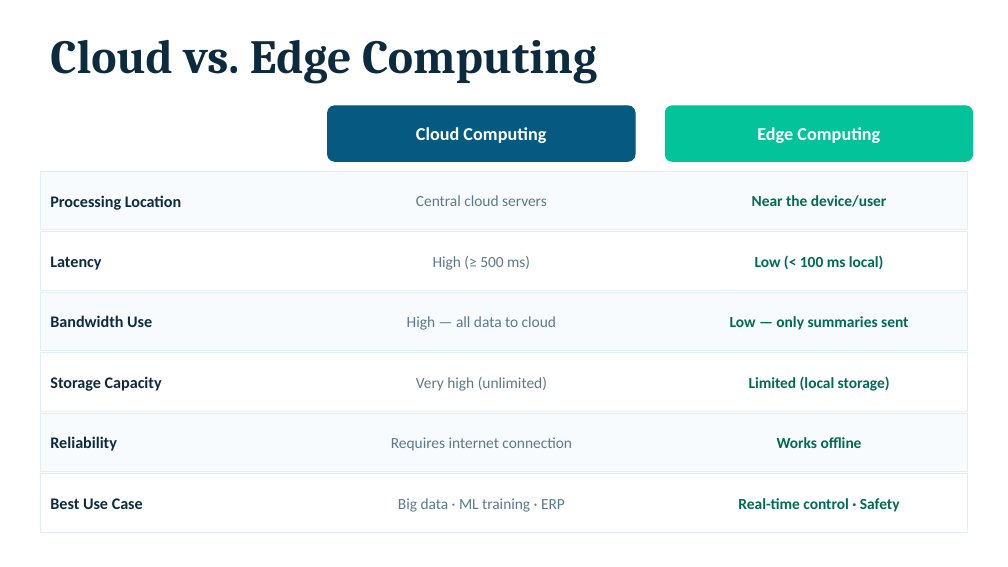
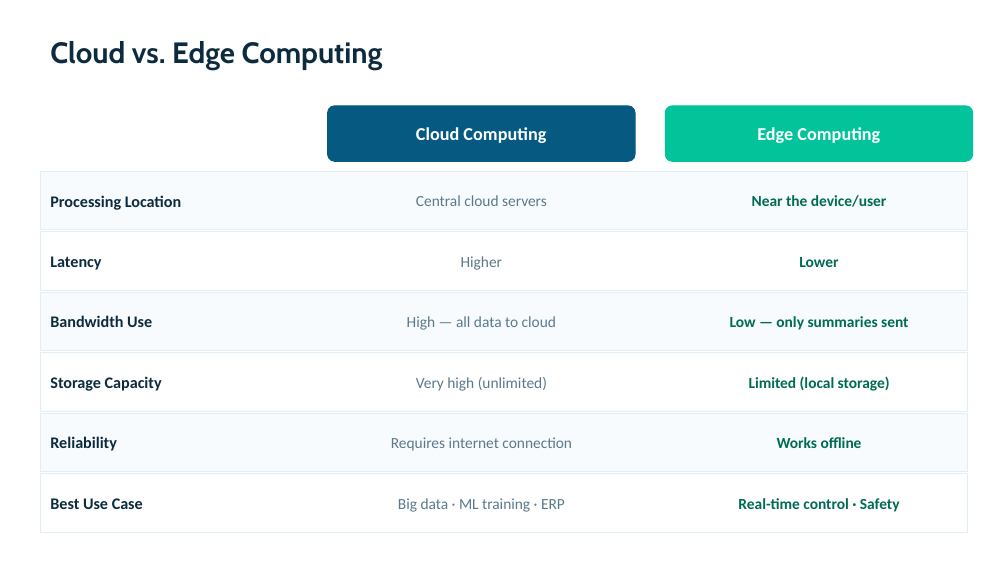
Before and after one commit to sohan2961/SS2026_ICS_Team_A5, a slide deck: slide 4 of Presentation/Edge_Computing_in_Industrial_Communication.pptx (slide 2 before the commit). Drawn at 1008x567 pixels with LibreOffice and Linux fonts; fonts in the diff are those of the drawing. Boxes give left, top, right and bottom in pixels: in the first picture for what was removed or moved away, otherwise in the second. Text is boxed around its words. In the diff, an @@ line names an element or a change of style, - is before the commit and + after.

Commit message:
Update Edge Computing PPTX

```diff
--- a/Presentation/Edge_Computing_in_Industrial_Communication.pptx
+++ b/Presentation/Edge_Computing_in_Industrial_Communication.pptx
@@ text "Cloud vs. Edge Computing" at [50,41,383,70]: size 45.3 to 28 pt, font Cambria to Cabin @@
@@ text at [461,256,502,270]: text changed @@
-High (≥ 500 ms)
+Higher
@@ text at [799,257,838,267]: text changed @@
-Low (< 100 ms local)
+Lower
```
Also in this commit, not shown: 11 other slides changed, 3 slides added, 1 slide removed, 2 other files.
